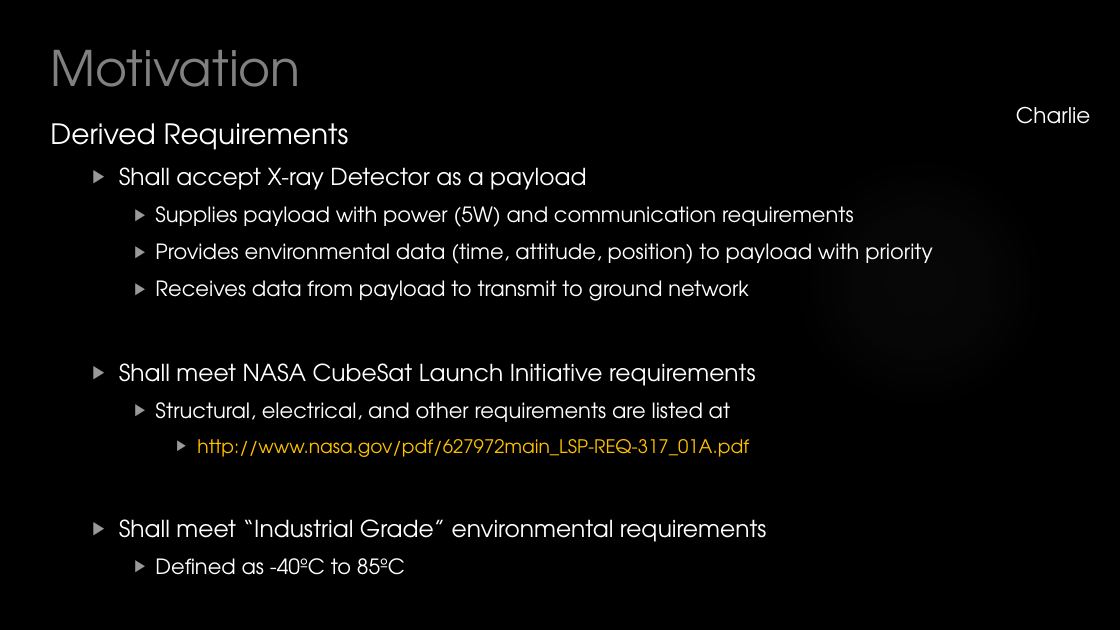
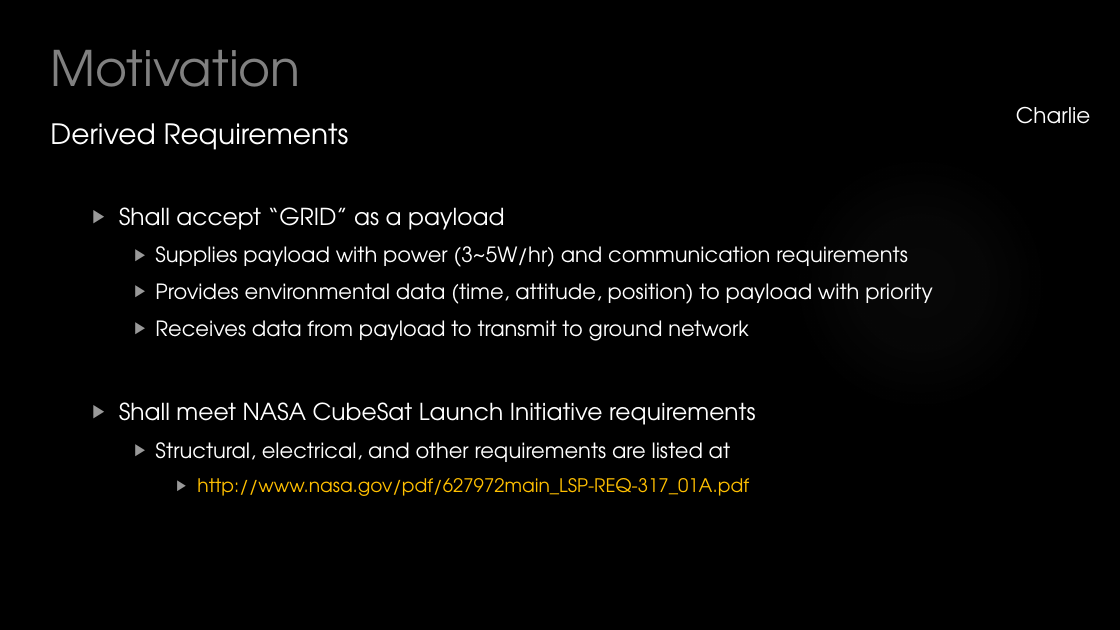
Before and after one commit to HASP-UMN/CubeSat, a slide deck: slide 7 of Presentations/CDR_Presentation.pptx. Drawn at 1120x630 pixels with LibreOffice and Linux fonts; fonts in the diff are those of the drawing; background and template pictures are left out. Boxes give left, top, right and bottom in pixels: in the first picture for what was removed or moved away, otherwise in the second. Text is boxed around its words. In the diff, an @@ line names an element or a change of style, - is before the commit and + after.

```diff
--- a/Presentations/CDR_Presentation.pptx
+++ b/Presentations/CDR_Presentation.pptx
@@ text at [119,207,908,267]: text changed @@
-  ▶ Shall accept X-ray Detector as a payload
-    ▶ Supplies payload with power (5W) and communication requirements
+  ▶ Shall accept “GRID” as a payload
+    ▶ Supplies payload with power (3~5W/hr) and communication requirements
@@ text at [119,519,767,575]: paragraphs removed @@
-  ▶ Shall meet “Industrial Grade” environmental requirements
-    ▶ Defined as -40ºC to 85ºC
```
Also in this commit, not shown: 1 other file.
